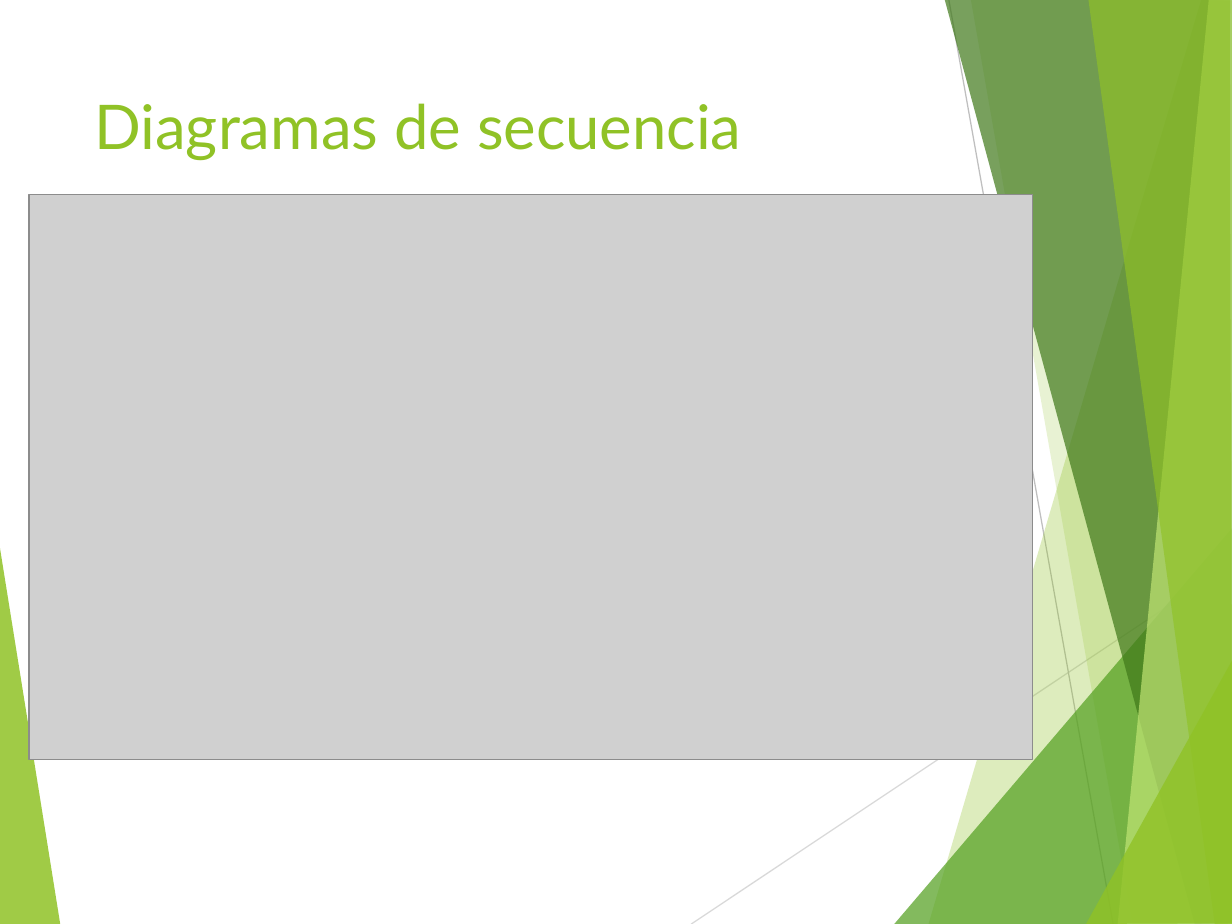
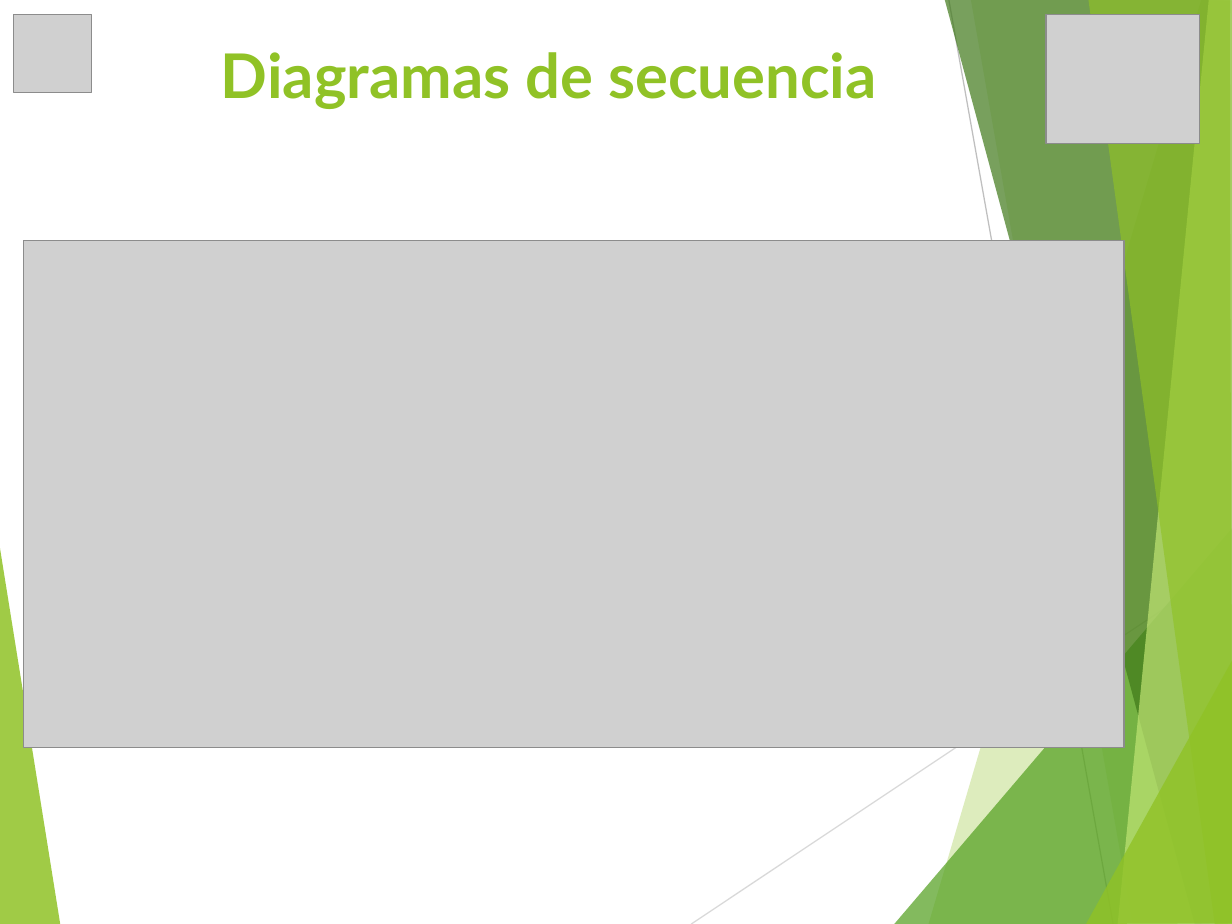
Before and after one commit to vixo23/ING-DE-SOFTWARE, a slide deck: slide 6 of INCREMENTO3/Ppt/PPt Tercer incremento scrum++.pptx (slide 7 before the commit). Drawn at 1232x924 pixels with LibreOffice and Linux fonts; fonts in the diff are those of the drawing; grey boxes stand for pictures. Boxes give left, top, right and bottom in pixels: in the first picture for what was removed or moved away, otherwise in the second. Text is boxed around its words. In the diff, an @@ line names an element or a change of style, - is before the commit and + after.

```diff
--- a/INCREMENTO3/Ppt/PPt Tercer incremento scrum++.pptx
+++ b/INCREMENTO3/Ppt/PPt Tercer incremento scrum++.pptx
@@ picture added at (x1=14, y1=15, x2=91, y2=92) @@
@@ picture added at (x1=1046, y1=15, x2=1199, y2=144) @@
@@ title "Diagramas de secuencia" moved from (x1=94, y1=103, x2=742, y2=161) to (x1=221, y1=52, x2=877, y2=109) @@
@@ title "Diagramas de secuencia" at (x1=221, y1=52, x2=877, y2=109): bold on @@
@@ picture resized from (x1=30, y1=195, x2=1034, y2=760) to (x1=23, y1=240, x2=1124, y2=748) @@
```
Also in this commit, not shown: 8 other slides changed, 1 slide added, 1 slide removed, 1 other file.
